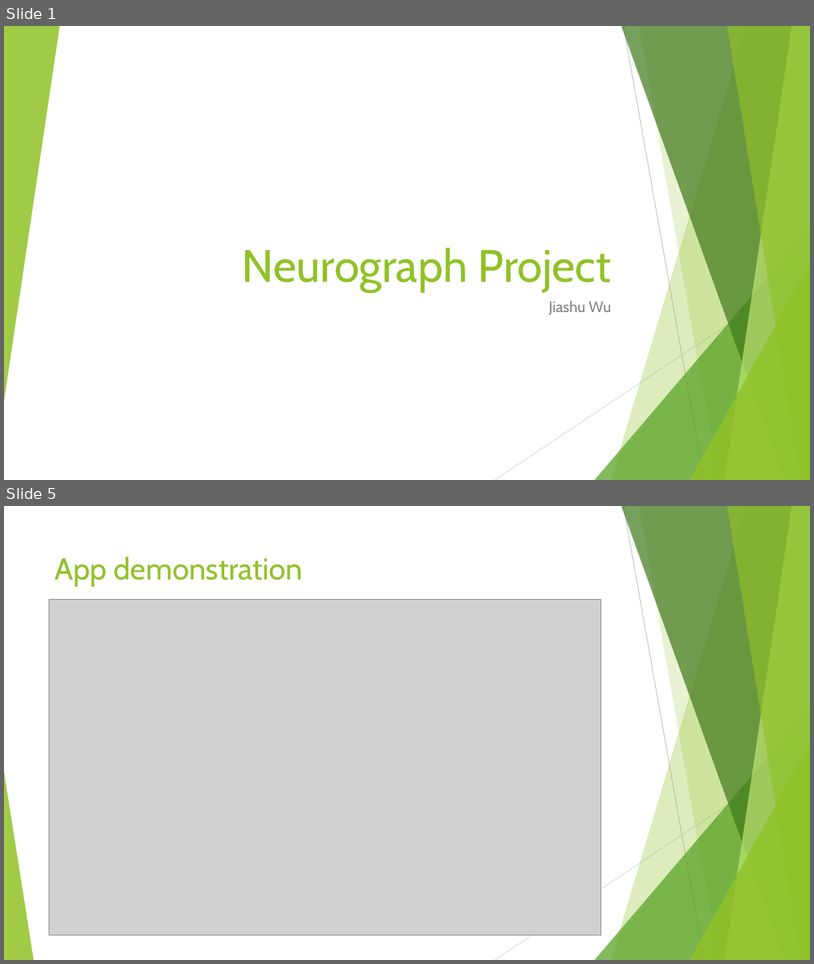
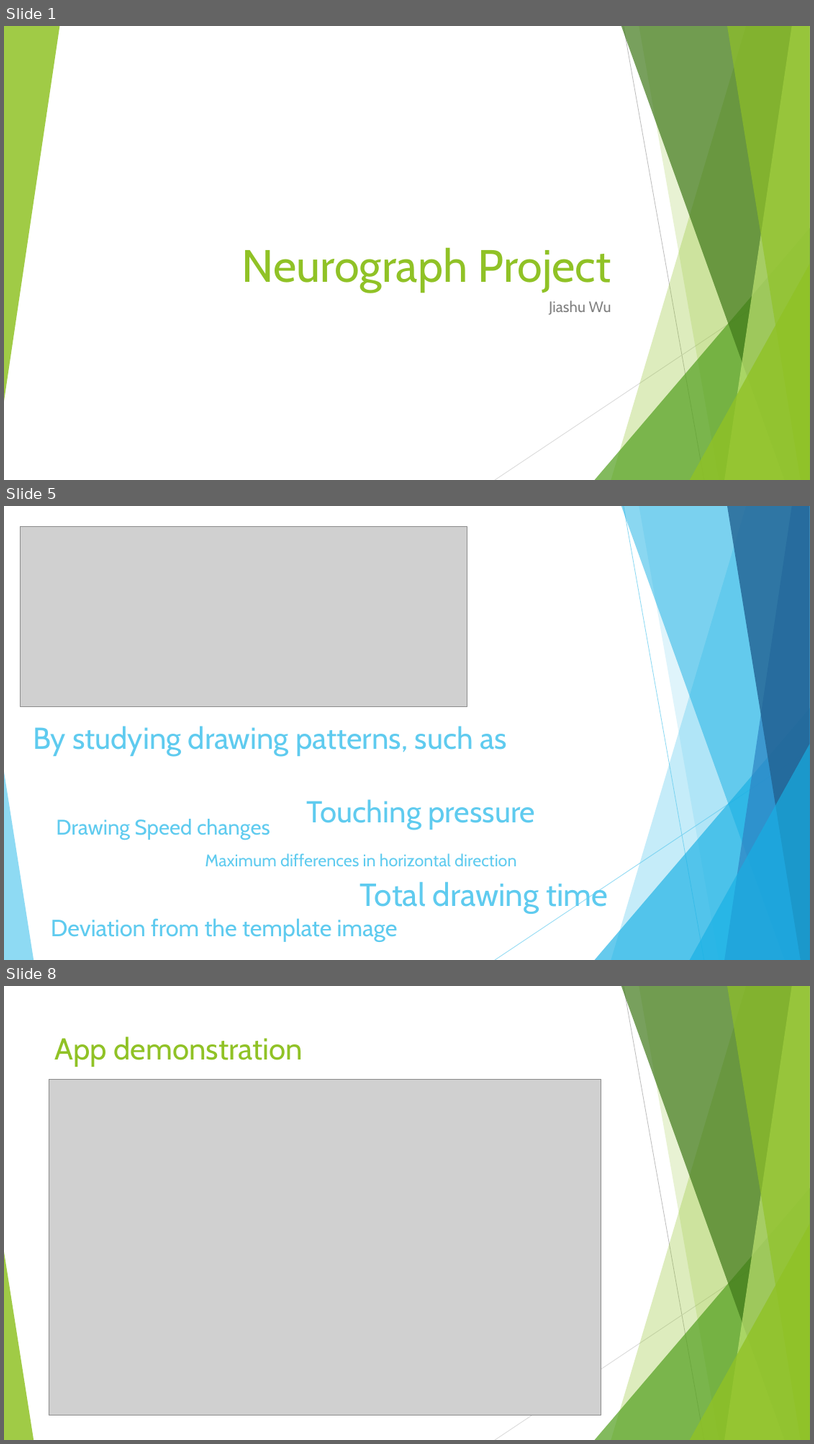
Before and after one commit to JiashuWu/NeuroGraph, a slide deck: Neurograph Project Presentation/Neurograph Presentation Jiashu Wu.pptx. Shown one above the other, each under a label of ours: slides 1 and 5 before the commit, slides 1, 5 and 8 after it; the slides between them are not shown. The pictures are 814x964 and 814x1444 pixels, drawn with LibreOffice and Linux fonts; fonts in the diff are those of the drawing; grey boxes stand for pictures. Boxes give left, top, right and bottom in pixels: in the first picture for what was removed or moved away, otherwise in the second. Text is boxed around its words. In the diff, an @@ line names an element or a change of style, - is before the commit and + after.

```diff
--- a/Neurograph Project Presentation/Neurograph Presentation Jiashu Wu.pptx
+++ b/Neurograph Project Presentation/Neurograph Presentation Jiashu Wu.pptx
@@ slide 5 added at (4, 506, 810, 960), background #FFFFFF @@
@@ picture added at (21, 527, 468, 707) @@
@@ title added at (33, 726, 507, 756), 36 pt, text #5FCBEF @@
+By studying drawing patterns, such as
@@ group added at (4, 506, 810, 960): 5 freeform shapes, 3 triangles, 2 lines @@
@@ text added at (307, 799, 535, 829), 36 pt, text #5FCBEF @@
+Touching pressure
@@ text added at (56, 818, 270, 839), 25.2 pt, text #5FCBEF @@
+Drawing Speed changes
@@ text added at (205, 853, 517, 866), 20 pt, text #5FCBEF @@
+Maximum differences in horizontal direction
@@ text added at (360, 881, 608, 914), 38 pt, text #5FCBEF @@
+Total drawing time
@@ text added at (51, 918, 398, 942), 27.9 pt, text #5FCBEF @@
+Deviation from the template image
@@ what was slide 5 is now slide 8 @@
```
Also in this commit, not shown: 5 slides changed, 3 other slides added, 2 slides removed, 1 other file.
